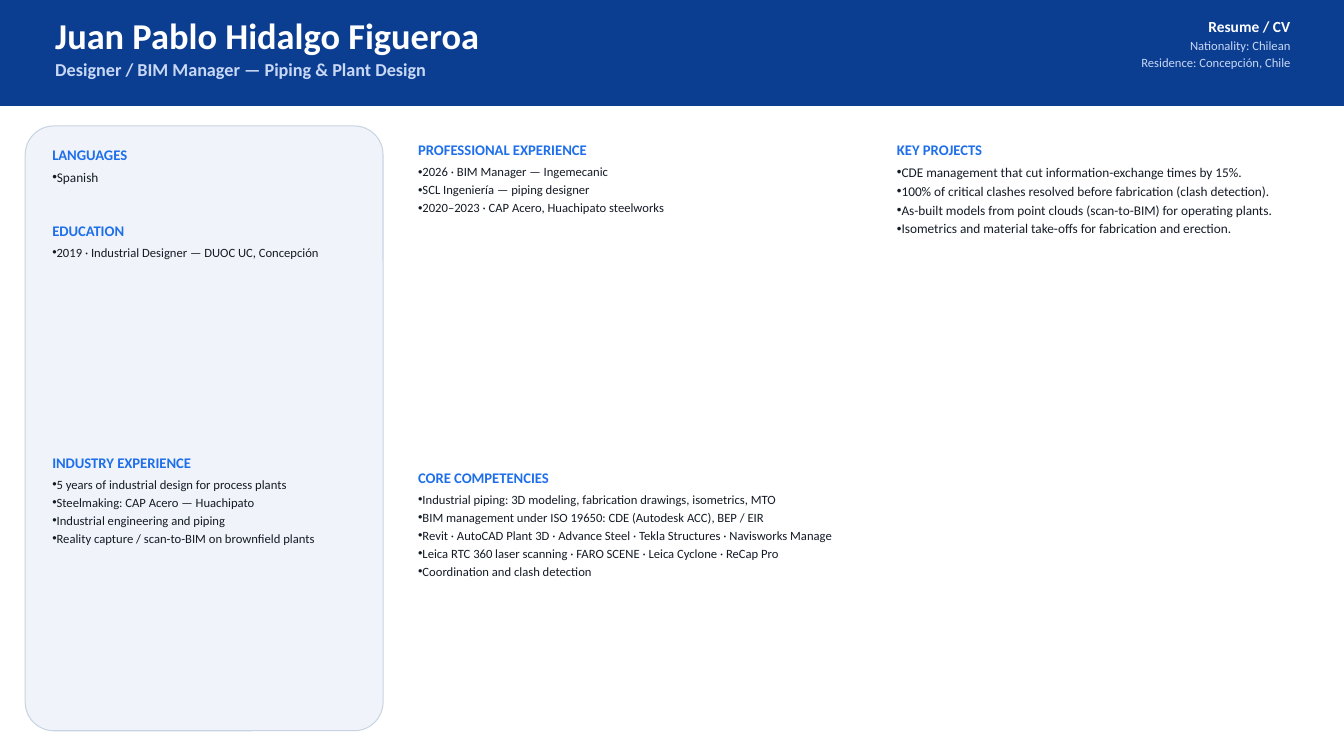
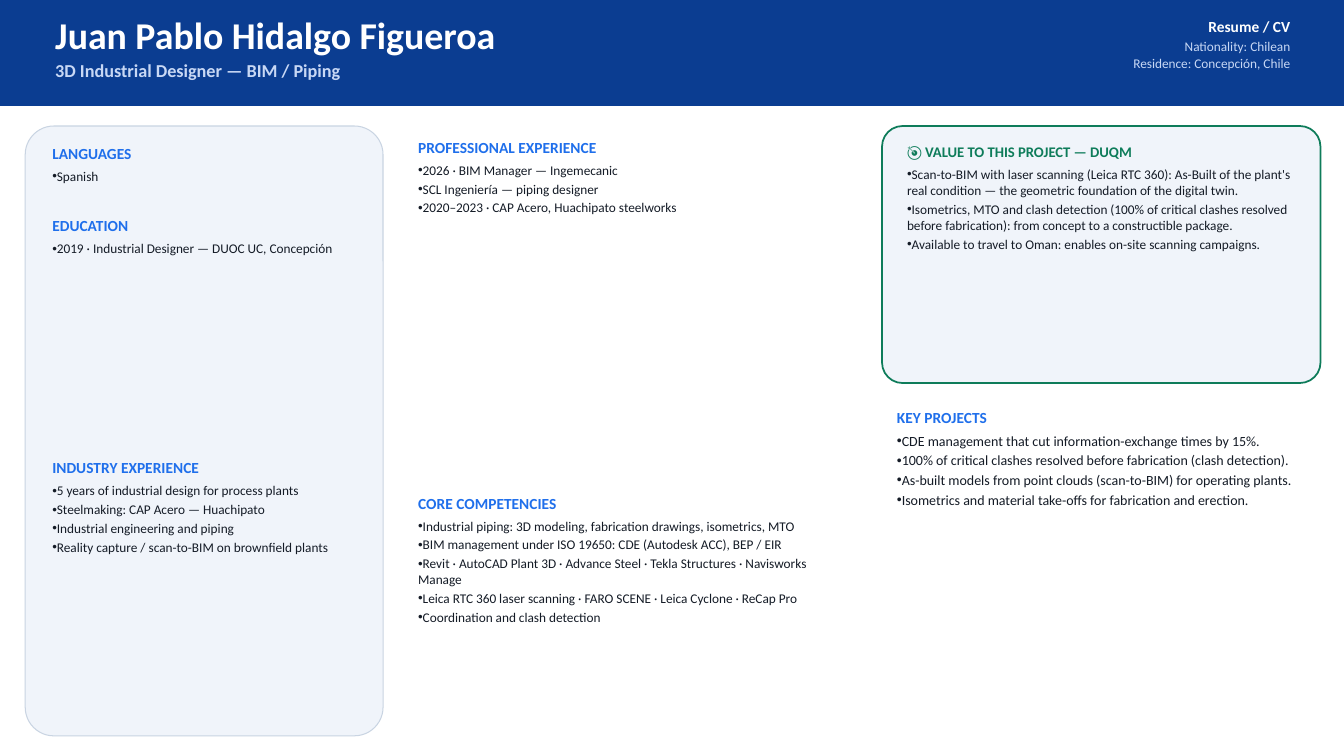
Before and after one commit to jjuri-socialmining/_DemoCustomerOps, a slide deck: slide 7 of web/og-b0d2f7a3-files/Sigma-Digital-Twins-Team-Duqm-EN.pptx. Drawn at 1344x756 pixels with LibreOffice and Linux fonts; fonts in the diff are those of the drawing. Boxes give left, top, right and bottom in pixels: in the first picture for what was removed or moved away, otherwise in the second. Text is boxed around its words. In the diff, an @@ line names an element or a change of style, - is before the commit and + after.

```diff
--- a/web/og-b0d2f7a3-files/Sigma-Digital-Twins-Team-Duqm-EN.pptx
+++ b/web/og-b0d2f7a3-files/Sigma-Digital-Twins-Team-Duqm-EN.pptx
@@ text at bbox=[55, 22, 496, 56]: size 26 to 27 pt in "Juan Pablo Hidalgo Figueroa" @@
@@ text at bbox=[1133, 41, 1290, 70]: size 9 to 9.5 pt in "Nationality: Chilean", "Residence: Concepción, Chile" @@
@@ text at bbox=[55, 64, 341, 80]: text changed @@
-Designer / BIM Manager — Piping & Plant Design
+3D Industrial Designer — BIM / Piping
@@ rounded rectangle: place and size @@
-rounded rectangle at bbox=[25, 126, 383, 731]
+rounded rectangle at bbox=[25, 126, 383, 736]
@@ text at bbox=[52, 149, 131, 159]: size 10.5 to 11 pt in "LANGUAGES" @@
@@ text "PROFESSIONAL EXPERIENCE" at bbox=[418, 143, 677, 214]: size 10.5 to 11 pt in "PROFESSIONAL EXPERIENCE"; size 9 to 9.5 pt in "2026 · BIM Manager — Ingemecanic", "SCL Ingeniería — piping designer", "2020–2023 · CAP Acero, Huachipato steelworks" @@
@@ rounded rectangle added at bbox=[882, 126, 1321, 383], fill #F0F4FA, outline #0E7C5A 1.25 pt @@
@@ text added at bbox=[907, 147, 1290, 252], 9.5 pt, text #141B26 @@
+🎯 VALUE TO THIS PROJECT — DUQM
+• Scan-to-BIM with laser scanning (Leica RTC 360): As-Built of the plant's real condition — the geometric foundation of the digital twin.
+• Isometrics, MTO and clash detection (100% of critical clashes resolved before fabrication): from concept to a constructible package.
+• Available to travel to Oman: enables on-site scanning campaigns.
@@ text "EDUCATION" at bbox=[52, 221, 333, 256]: size 10.5 to 11 pt in "EDUCATION"; size 9 to 9.5 pt in "2019 · Industrial Designer — DUOC UC, ..." @@
@@ text "KEY PROJECTS": place and size @@
-text "KEY PROJECTS" at bbox=[897, 145, 1272, 233]
+text "KEY PROJECTS" at bbox=[897, 413, 1291, 505]
@@ text "KEY PROJECTS" at bbox=[897, 413, 1291, 505]: size 10.5 to 11 pt in "KEY PROJECTS"; size 9.5 to 10 pt @@
@@ text "INDUSTRY EXPERIENCE" at bbox=[52, 463, 328, 554]: size 10.5 to 11 pt in "INDUSTRY EXPERIENCE"; size 9 to 9.5 pt in "5 years of industrial design for process ...", "Steelmaking: CAP Acero — Huachipato", "Industrial engineering and piping", "Reality capture / scan-to-BIM on brownfield plants" @@
@@ text "CORE COMPETENCIES": place and size @@
-text "CORE COMPETENCIES" at bbox=[418, 473, 832, 576]
+text "CORE COMPETENCIES" at bbox=[418, 499, 806, 622]
@@ text "CORE COMPETENCIES" at bbox=[418, 499, 806, 622]: size 10.5 to 11 pt in "CORE COMPETENCIES"; size 9 to 9.5 pt @@
```
Also in this commit, not shown: 9 other slides changed, 1 slide added, 2 other files.
